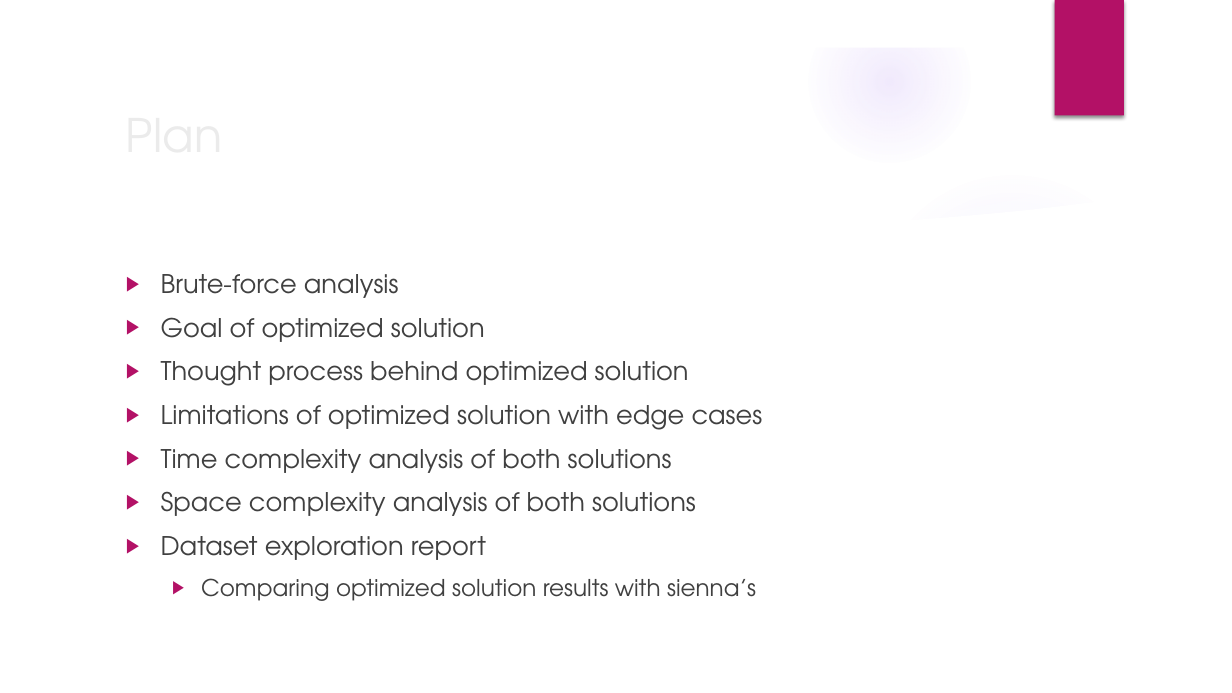
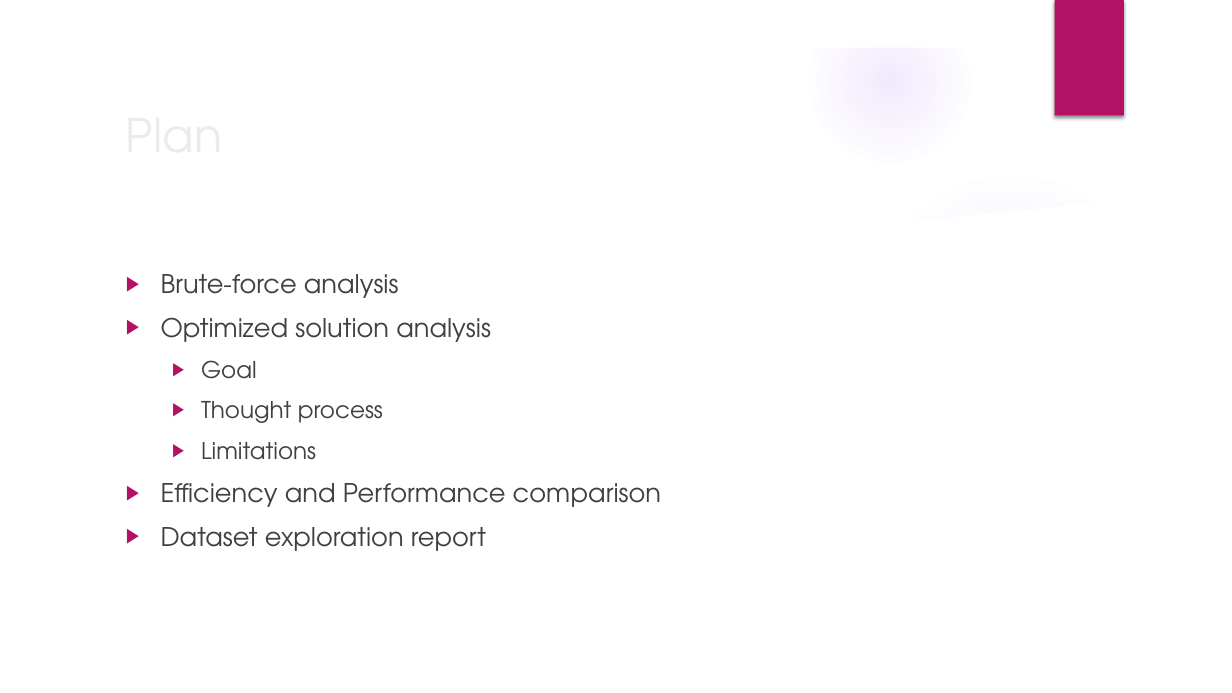
Before and after one commit to franfif/algoinvest-trade, a slide deck: slide 3 of Project7_Presentation.pptx. Drawn at 1232x693 pixels with LibreOffice and Linux fonts; fonts in the diff are those of the drawing; background and template pictures are left out. Boxes give left, top, right and bottom in pixels: in the first picture for what was removed or moved away, otherwise in the second. Text is boxed around its words. In the diff, an @@ line names an element or a change of style, - is before the commit and + after.

```diff
--- a/Project7_Presentation.pptx
+++ b/Project7_Presentation.pptx
@@ text at [161, 317, 661, 507]: text changed @@
-▶ Goal of optimized solution
-▶ Thought process behind optimized solution
-▶ Limitations of optimized solution with edge cases
-▶ Time complexity analysis of both solutions
-▶ Space complexity analysis of both solutions
+▶ Optimized solution analysis
+  ▶ Goal
+  ▶ Thought process
+  ▶ Limitations
+▶ Efficiency and Performance comparison
@@ text at [201, 578, 756, 601]: paragraph removed @@
-  ▶ Comparing optimized solution results with sienna’s
```
Also in this commit, not shown: 3 other slides changed.
